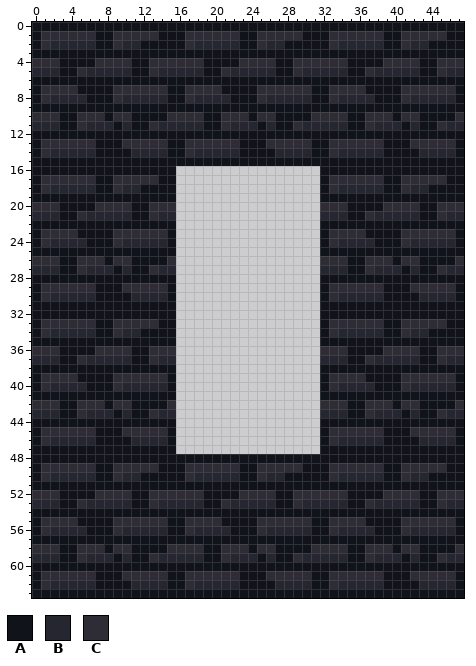
Two versions of one pixel-art sprite, lib/images/secondBackground/wallBuildBackground.png. The picture above was drawn from the file before the commit.
The file is 48x64 pixels.
Palette (. is transparent): A #11131b  B #25262f  C #2e2d36
Pixels before (only the part around the change), first column x 7:
13 AAACCCCCAACCCCCCAAACCCCCAACCCCCCAAAC
14 AAAABBBBAACBBBBBAAAABBBBAACBBBBBAAAA
15 AAAAAAAAAAAAAAAAAAAAAAAAAAAAAAAAAAAA
16 AAAAAAAAA................AAAAAAAAAAA
17 AACCCCCAA................ACCCCCCAACC
18 AACBBAAAA................ACBBBBBAACB
19 AAAAAAAAA................AAAAAAAAAAA
20 CCCCAACCC................CCCAAAACCCC
21 BBBBAACBB................BBBAACBBBBB
22 AAAAAAAAA................AAAAAAAAAAA
23 AACCCCCCA................ACCCCAAAACC
24 AACBBBBBA................ACBBBBAAACB
25 AAAAAAAAA................AAAAAAAAAAA
26 CACCAAAAC................CCCAACCCACC
27 BBABAACBB................BBBAACBBBAB
28 AAAAAAAAA................AAAAAAAAAAA
29 AAACCCCCA................ACCCCCCAAAC
30 AAAABBBBA................ACBBBBBAAAA
31 AAAAAAAAA................AAAAAAAAAAA
32 AAAAAAAAA................AAAAAAAAAAA
33 AACCCCCAA................ACCCCCCAACC
34 AACBBAAAA................ACBBBBBAACB
35 AAAAAAAAA................AAAAAAAAAAA
36 CCCCAACCC................CCCAAAACCCC
37 BBBBAACBB................BBBAACBBBBB
38 AAAAAAAAA................AAAAAAAAAAA
39 AACCCCCCA................ACCCCAAAACC
40 AACBBBBBA................ACBBBBAAACB
41 AAAAAAAAA................AAAAAAAAAAA
42 CACCAAAAC................CCCAACCCACC
43 BBABAACBB................BBBAACBBBAB
44 AAAAAAAAA................AAAAAAAAAAA
45 AAACCCCCA................ACCCCCCAAAC
46 AAAABBBBA................ACBBBBBAAAA
47 AAAAAAAAA................AAAAAAAAAAA
48 AAAAAAAAAAAAAAAAAAAAAAAAAAAAAAAAAAAA
49 AACCCCCAAACCCCCCAACCCCCAAACCCCCCAACC
50 AACBBAAAAACBBBBBAACBBAAAAACBBBBBAACB
51 AAAAAAAAAAAAAAAAAAAAAAAAAAAAAAAAAAAA
52 CCCCAACCCCCCAAAACCCCAACCCCCCAAAACCCC
53 BBBBAACBBBBBAACBBBBBAACBBBBBAACBBBBB
The same view after the edit:
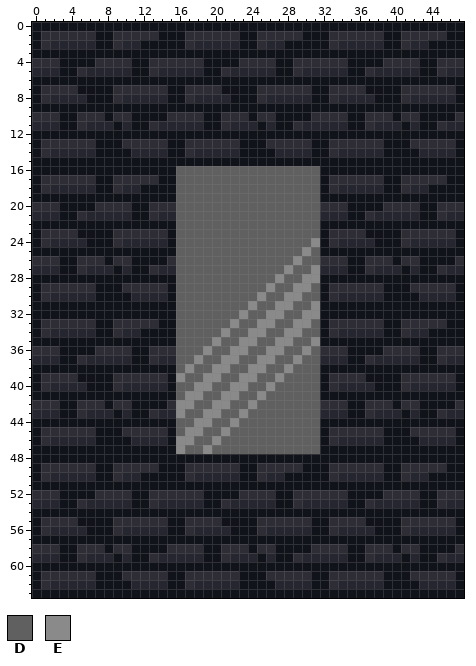
Colours new in this view: D #606060  E #8a8a8a
Changes in this commit:
Changed rows in their new state; - is an unchanged pixel.
first column x 16:
16 DDDDDDDDDDDDDDDD
17 DDDDDDDDDDDDDDDD
18 DDDDDDDDDDDDDDDD
19 DDDDDDDDDDDDDDDD
20 DDDDDDDDDDDDDDDD
21 DDDDDDDDDDDDDDDD
22 DDDDDDDDDDDDDDDD
23 DDDDDDDDDDDDDDDD
24 DDDDDDDDDDDDDDDE
25 DDDDDDDDDDDDDDED
26 DDDDDDDDDDDDDEDD
27 DDDDDDDDDDDDEDDE
28 DDDDDDDDDDDEDDEE
29 DDDDDDDDDDEDDEED
30 DDDDDDDDDEDDEEDD
31 DDDDDDDDEDDEEDDE
32 DDDDDDDEDDEEDDEE
33 DDDDDDEDDEEDDEED
34 DDDDDEDDEEDDEEDD
35 DDDDEDDEEDDEEDDE
36 DDDEDDEEDDEEDDED
37 DDEDDEEDDEEDDEDD
38 DEDDEEDDEEDDEDDD
39 EDDEEDDEEDDEDDDD
40 DDEEDDEEDDEDDDDD
41 DEEDDEEDDEDDDDDD
42 EEDDEEDDEDDDDDDD
43 EDDEEDDEDDDDDDDD
44 DDEEDDEDDDDDDDDD
45 DEEDDEDDDDDDDDDD
46 EEDDEDDDDDDDDDDD
47 EDDEDDDDDDDDDDDD
